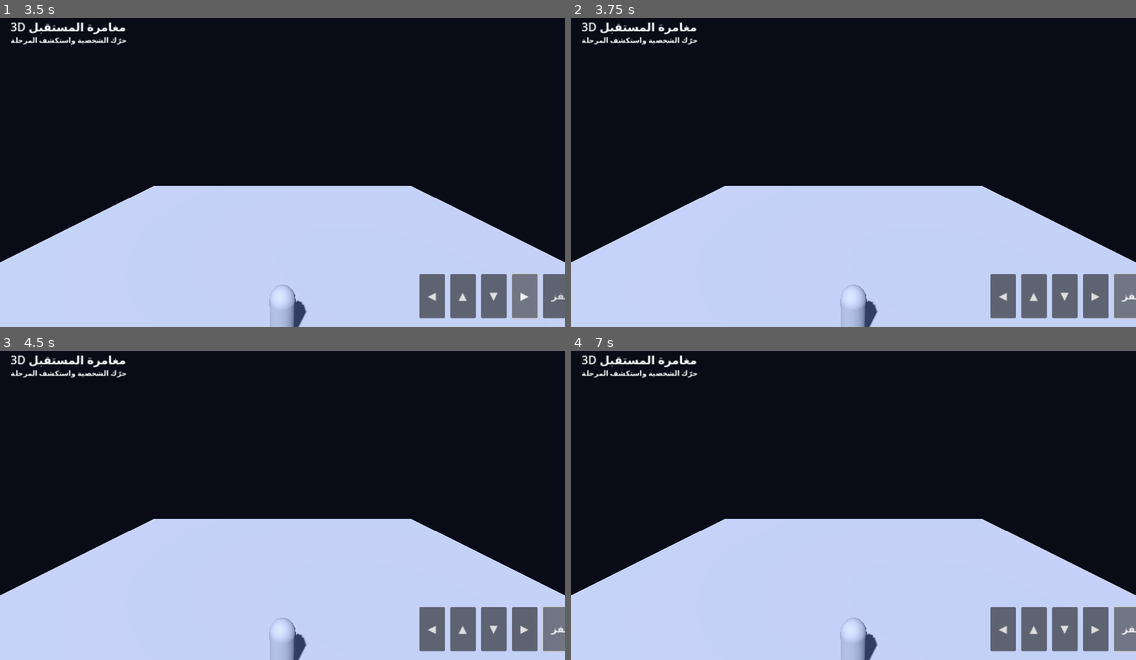
Above: before the commit, frames 1-4 (two rows, left to right).
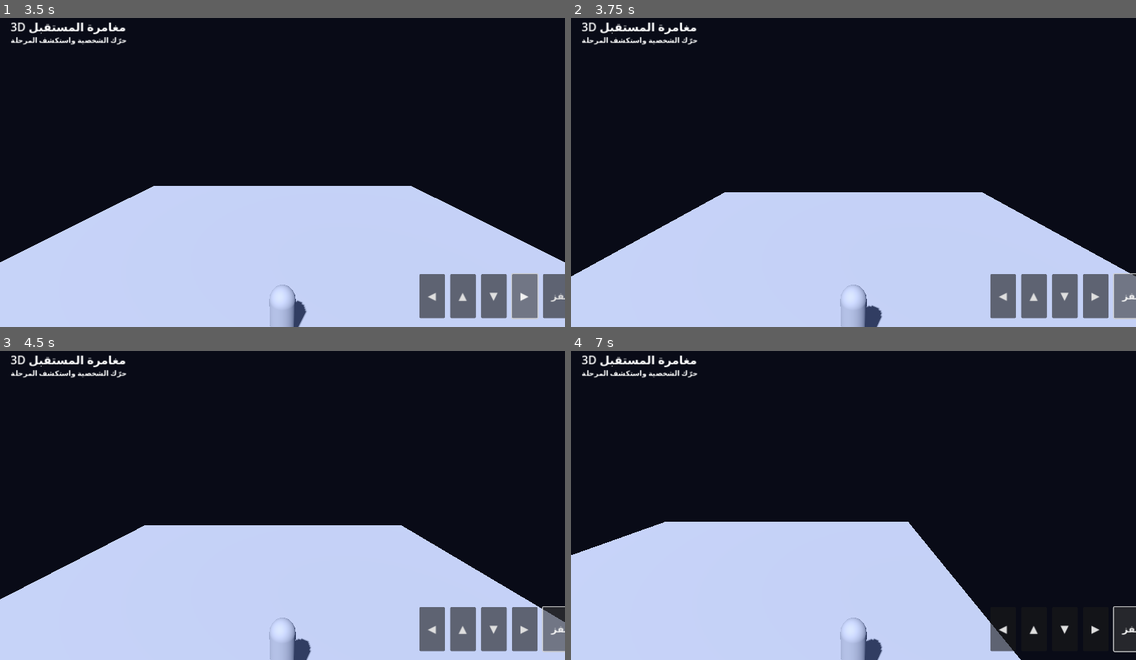
Above: after the commit, the same moments.

Repository: husinalzerjaoe-ship-it/future-youth-forum
Game: Godot game, scene res://scenes/main.tscn
Same seed, same stepped clock (60 frames per second), same inputs: the game is played once before the commit and once after it.
Inputs:
- Up to frame 1 (3.5 s): click "◀" at 0.5 s; click "▲" at 1.25 s; click "▼" at 2 s; click "▶" at 2.75 s
- Up to frame 2 (3.75 s): click "قفز" at 3.5 s
- Up to frame 3 (4.5 s): tap Enter at 4.25 s; hold D (move_right, bound only after the commit) from 4.28 s (still down); tap Space (jump, bound only after the commit) at 4.35 s
- Up to frame 4 (7 s): tap Space (jump, bound only after the commit) at 4.52, 4.82, 5.1, 5.27, 5.57, 5.85, 6.6, 6.77 s; release D (move_right, bound only after the commit) at 5.03 s; hold S (move_back, bound only after the commit) 5.03-5.78 s; hold D (move_right, bound only after the commit) 5.78-6.53 s; hold W (move_forward, bound only after the commit) from 6.53 s (still down)

Frame 1 is identical in both runs. In frame 2, 2.9% of the frame differs, in the area x 0-100%, y 54-100%; in frame 3, 3.1%; in frame 4, 13%.

Commit message:
Fix Godot 3D prototype scene and touch controls

Diff:
--- a/godot/scripts/player.gd
+++ b/godot/scripts/player.gd
@@ -5,22 +5,38 @@
 @export var gravity: float = 16.0
 
 var _move_input := Vector2.ZERO
+var _mobile_jump_requested := false
+
+func _ready() -> void:
+    _register_input("move_left", KEY_A)
+    _register_input("move_right", KEY_D)
+    _register_input("move_forward", KEY_W)
+    _register_input("move_back", KEY_S)
+    _register_input("jump", KEY_SPACE)
+
+func _register_input(action_name: String, key: Key) -> void:
+    if not InputMap.has_action(action_name):
+        InputMap.add_action(action_name)
+    var event := InputEventKey.new()
+    event.physical_keycode = key
+    if not InputMap.action_get_events(action_name).any(func(existing): return existing is InputEventKey and existing.physical_keycode == key):
+        InputMap.action_add_event(action_name, event)
 
 func set_mobile_move(value: Vector2) -> void:
     _move_input = value.limit_length(1.0)
 
+func request_mobile_jump() -> void:
+    _mobile_jump_requested = true
+
 func _physics_process(delta: float) -> void:
     if not is_on_floor():
         velocity.y -= gravity * delta
-    else:
-        if Input.is_action_just_pressed("jump"):
-            velocity.y = jump_velocity
+    elif Input.is_action_just_pressed("jump") or _mobile_jump_requested:
+        velocity.y = jump_velocity
+    _mobile_jump_requested = false
 
     var keyboard := Input.get_vector("move_left", "move_right", "move_forward", "move_back")
     var input_dir := keyboard if keyboard.length() > 0.01 else _move_input
-    var direction := Vector3(input_dir.x, 0.0, input_dir.y)
-    direction = direction.rotated(Vector3.UP, 0.0).normalized()
-
-    velocity.x = direction.x * move_speed
-    velocity.z = direction.z * move_speed
+    velocity.x = input_dir.x * move_speed
+    velocity.z = input_dir.y * move_speed
     move_and_slide()
